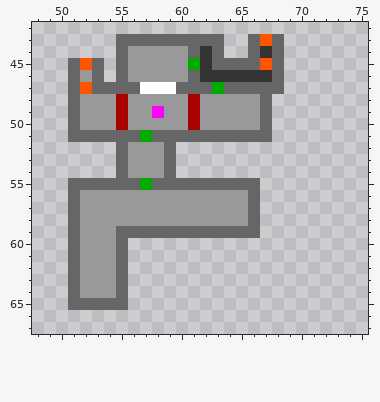
Sprite sheet, stored at pkg/maps/firstpost/base.png. The picture above was drawn from the file before the commit.
The file is 128x128 pixels. Shown: x 48..75, y 42..67.
After the commit:
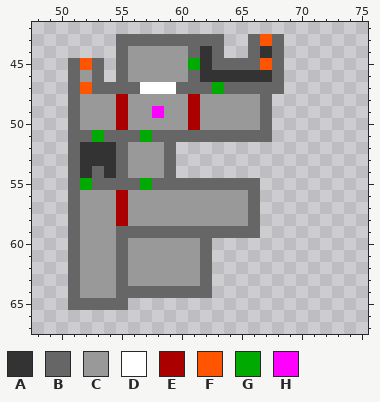
Palette (. is transparent): A #333333  B #666666  C #999999  D #ffffff  E #aa0000  F #ff5500  G #00aa00  H #ff00ff
Edits made:
The author put colour A in rows 52 to 53 at x 52 to 54; in row 54 at x 52 and 54.
The author put colour B in rows 52 to 53 at x 51; in row 54 at x 51 and 53; in rows 60 to 63 at x 62; in row 64 at x 56 to 62.
The author put colour C in rows 60 to 63 at x 56 to 61.
Colour C becomes colour E in rows 56 to 58 at x 55.
Colour B becomes colour G in row 51 at x 53; in row 55 at x 52.
